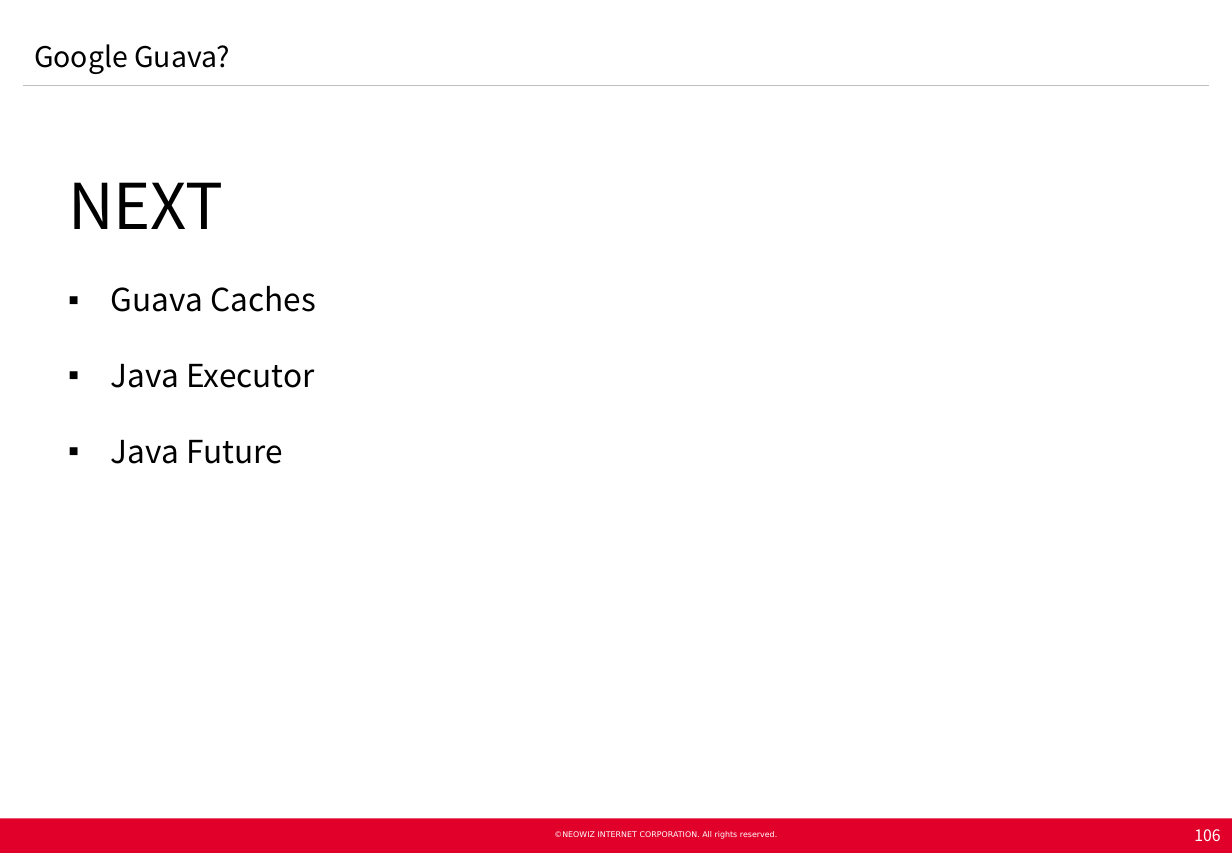
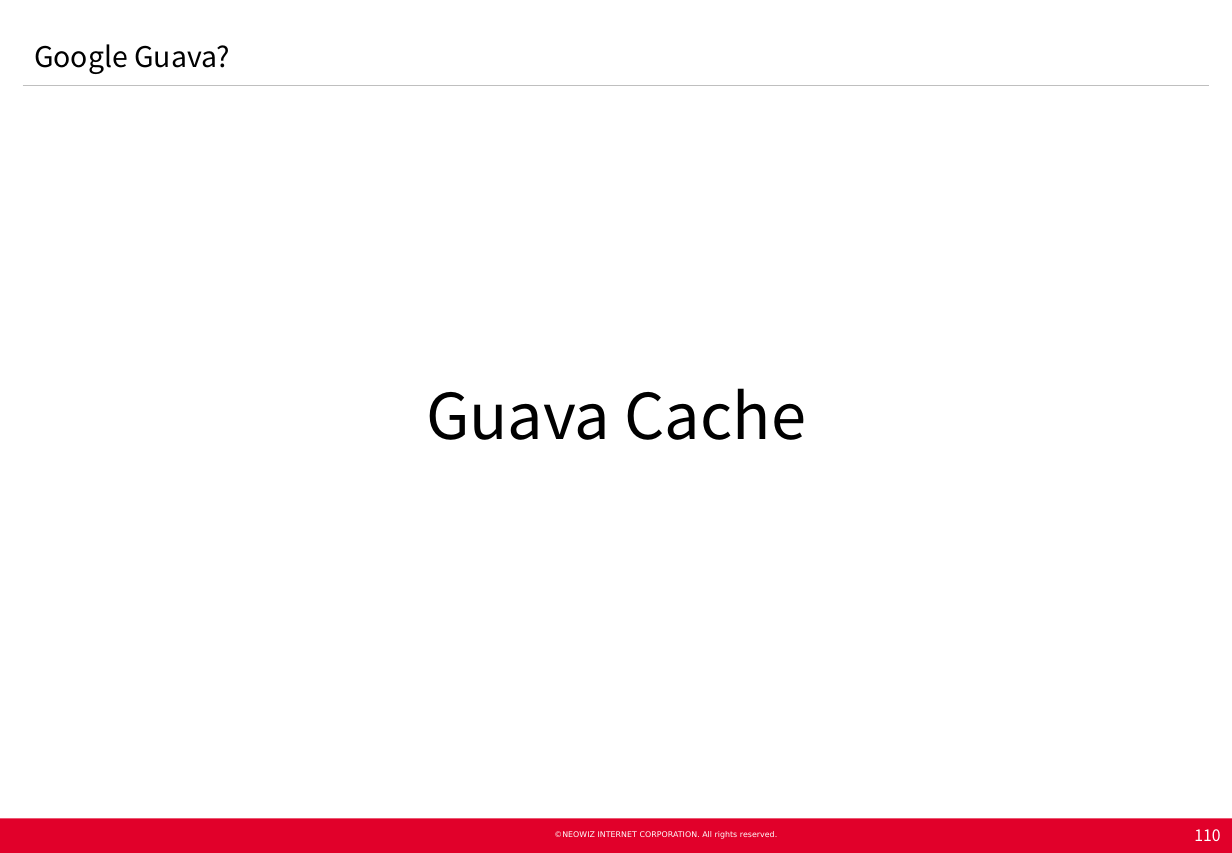
Before and after one commit to Neowizen/JavaStudy, a slide deck: slide 110 of Document/[2015.02.11] Java Study 1차 - Google Guava.pptx (slide 106 before the commit). Drawn at 1232x853 pixels with LibreOffice and Linux fonts; fonts in the diff are those of the drawing; background and template pictures are left out. Boxes give left, top, right and bottom in pixels: in the first picture for what was removed or moved away, otherwise in the second. Text is boxed around its words. In the diff, an @@ line names an element or a change of style, - is before the commit and + after.

Commit message:
자바 스터디 자료 - Guava 내용 추가

```diff
--- a/Document/[2015.02.11] Java Study 1차 - Google Guava.pptx
+++ b/Document/[2015.02.11] Java Study 1차 - Google Guava.pptx
@@ text "Guava Cache" at [426,388,806,440]: vertical alignment top to middle @@
@@ text at [426,388,806,440]: text changed; size 20 to 40 pt @@
-  NEXT
-  ▪ Guava Caches
-  ▪ Java Executor
-  ▪ Java Future
+Guava Cache
@@ page number at [1194,829,1220,841]: text changed @@
-106
+110
```
Also in this commit, not shown: 2 other slides changed, 6 slides added, 2 slides removed, 2 other files.
